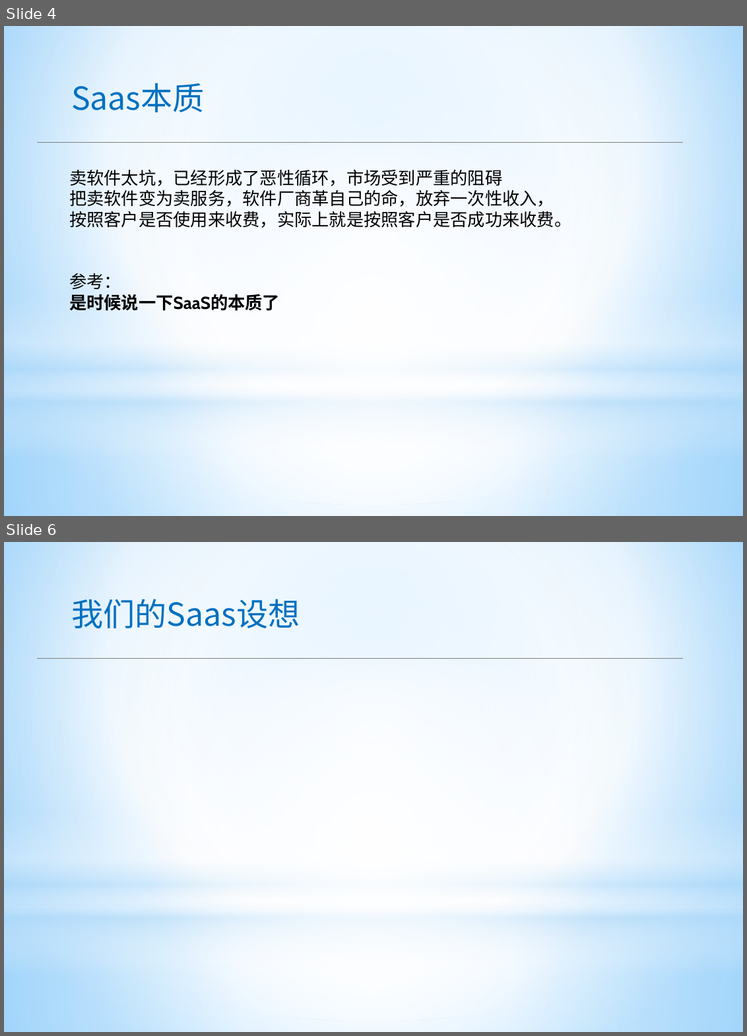
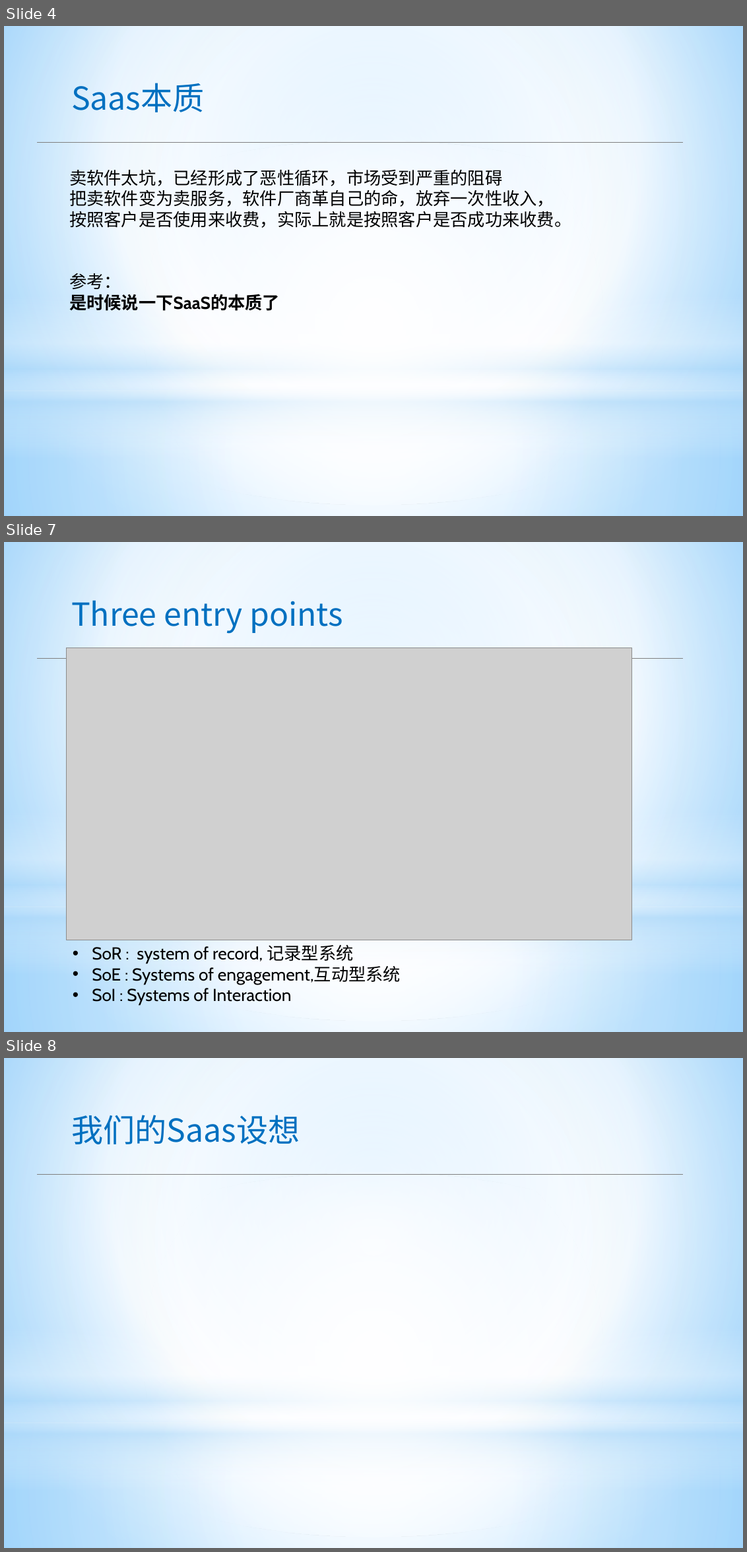
Before and after one commit to apporoad/DesignAndScheme2017, a slide deck: c云服务架构/Saas架构设计.pptx. Shown one above the other, each under a label of ours: slides 4 and 6 before the commit, slides 4, 7 and 8 after it; the slides between them are not shown. The pictures are 747x1036 and 747x1552 pixels, drawn with LibreOffice and Linux fonts; fonts in the diff are those of the drawing; grey boxes stand for pictures. Boxes give left, top, right and bottom in pixels: in the first picture for what was removed or moved away, otherwise in the second. Text is boxed around its words. In the diff, an @@ line names an element or a change of style, - is before the commit and + after.

```diff
--- a/c云服务架构/Saas架构设计.pptx
+++ b/c云服务架构/Saas架构设计.pptx
@@ slide 7 added at [4, 542, 743, 1032], background gradient #9ED5FF to #FFFFFF to #5BB9FF; not listed: 4 template elements that a slide beside it also shows @@
@@ text added at [71, 600, 343, 634], 44 pt, text #0070C0 @@
+Three entry points
@@ line added from (37, 658) to (683, 658), #808080 0.75 pt @@
@@ picture added at [67, 648, 632, 940] @@
@@ text added at [92, 945, 401, 1006], 24 pt, text #000000 @@
+• SoR : system of record, 记录型系统
+• SoE : Systems of engagement,互动型系统
+• SoI : Systems of Interaction
@@ what was slide 6 is now slide 8 @@
```
Also in this commit, not shown: 2 other slides added, 1 slide removed.
